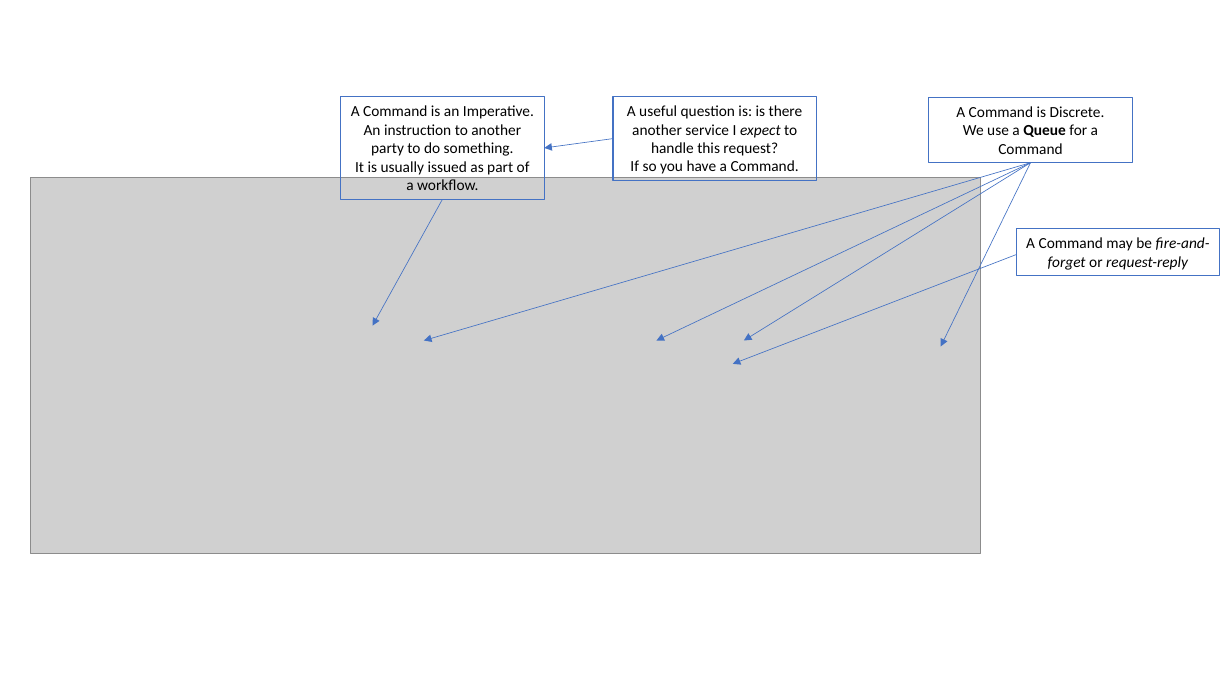
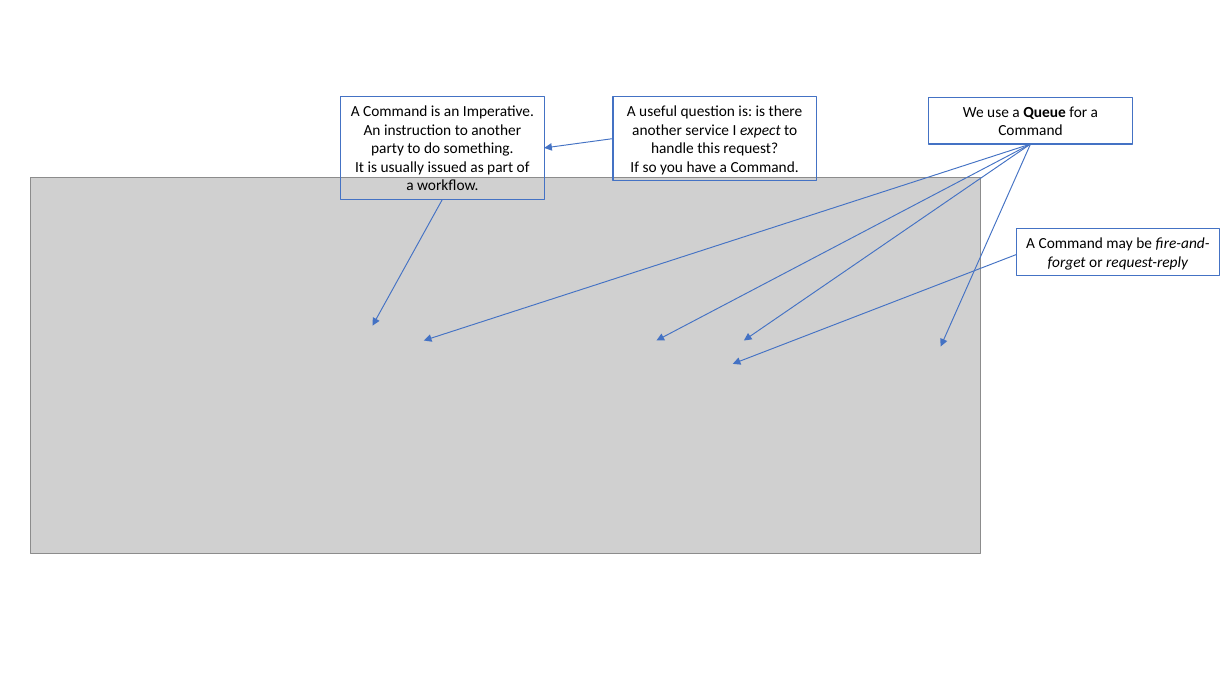
Before and after one commit to iancooper/Presentations, a slide deck: slide 23 of Polyglot Flow Build Stuff.pptx. Drawn at 1232x693 pixels with LibreOffice and Linux fonts; fonts in the diff are those of the drawing; grey boxes stand for pictures. Boxes give left, top, right and bottom in pixels: in the first picture for what was removed or moved away, otherwise in the second. Text is boxed around its words. In the diff, an @@ line names an element or a change of style, - is before the commit and + after.

```diff
--- a/Polyglot Flow Build Stuff.pptx
+++ b/Polyglot Flow Build Stuff.pptx
@@ rectangle "We use a Queue for ...": place and size @@
-rectangle "We use a Queue for ..." at (929, 97, 1132, 163)
+rectangle "We use a Queue for ..." at (929, 97, 1132, 143)
@@ text in rectangle at (956, 106, 1105, 117): paragraph removed @@
-A Command is Discrete.
@@ arrow moved from (1031, 163) - (424, 341) to (1031, 144) - (424, 341) @@
@@ arrow (1031, 144) - (424, 341): stroke #4472C4 0.5 pt to #4472C4 0.75 pt @@
@@ arrow (613, 139) - (544, 148): stroke #4472C4 0.5 pt to #4472C4 0.75 pt @@
@@ arrow moved from (1031, 163) - (656, 341) to (1031, 144) - (656, 341) @@
@@ arrow (1031, 144) - (656, 341): stroke #4472C4 0.5 pt to #4472C4 0.75 pt @@
@@ arrow moved from (1031, 163) - (744, 341) to (1031, 144) - (744, 341) @@
@@ arrow (1031, 144) - (744, 341): stroke #4472C4 0.5 pt to #4472C4 0.75 pt @@
@@ arrow moved from (1031, 163) - (941, 347) to (1031, 144) - (941, 347) @@
@@ arrow (1031, 144) - (941, 347): stroke #4472C4 0.5 pt to #4472C4 0.75 pt @@
@@ arrow (443, 200) - (372, 326): stroke #4472C4 0.5 pt to #4472C4 0.75 pt @@
@@ arrow (1017, 255) - (733, 364): stroke #4472C4 0.5 pt to #4472C4 0.75 pt @@
```
Also in this commit, not shown: 28 other slides changed, 1 slide added, 3 slides removed.
